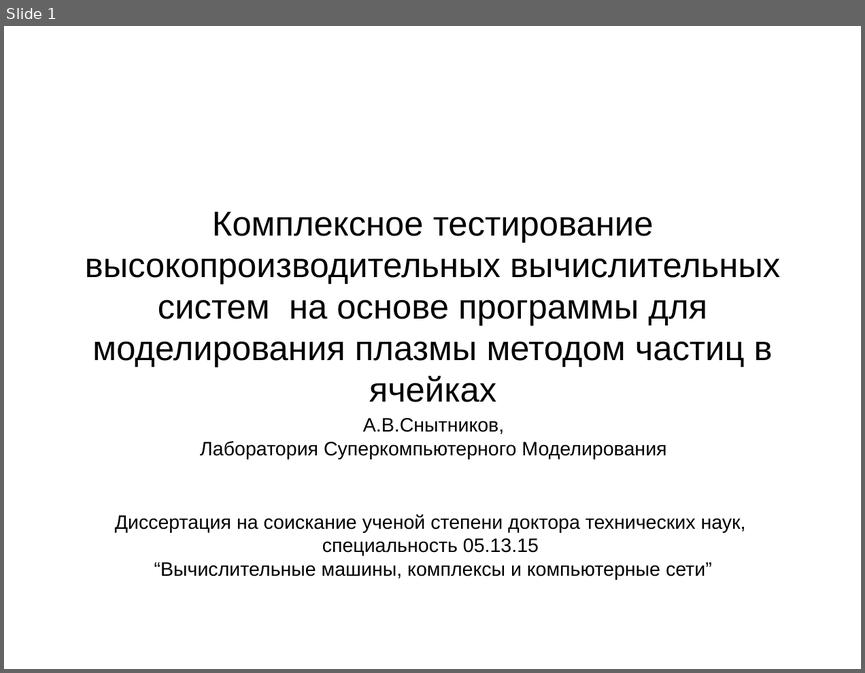
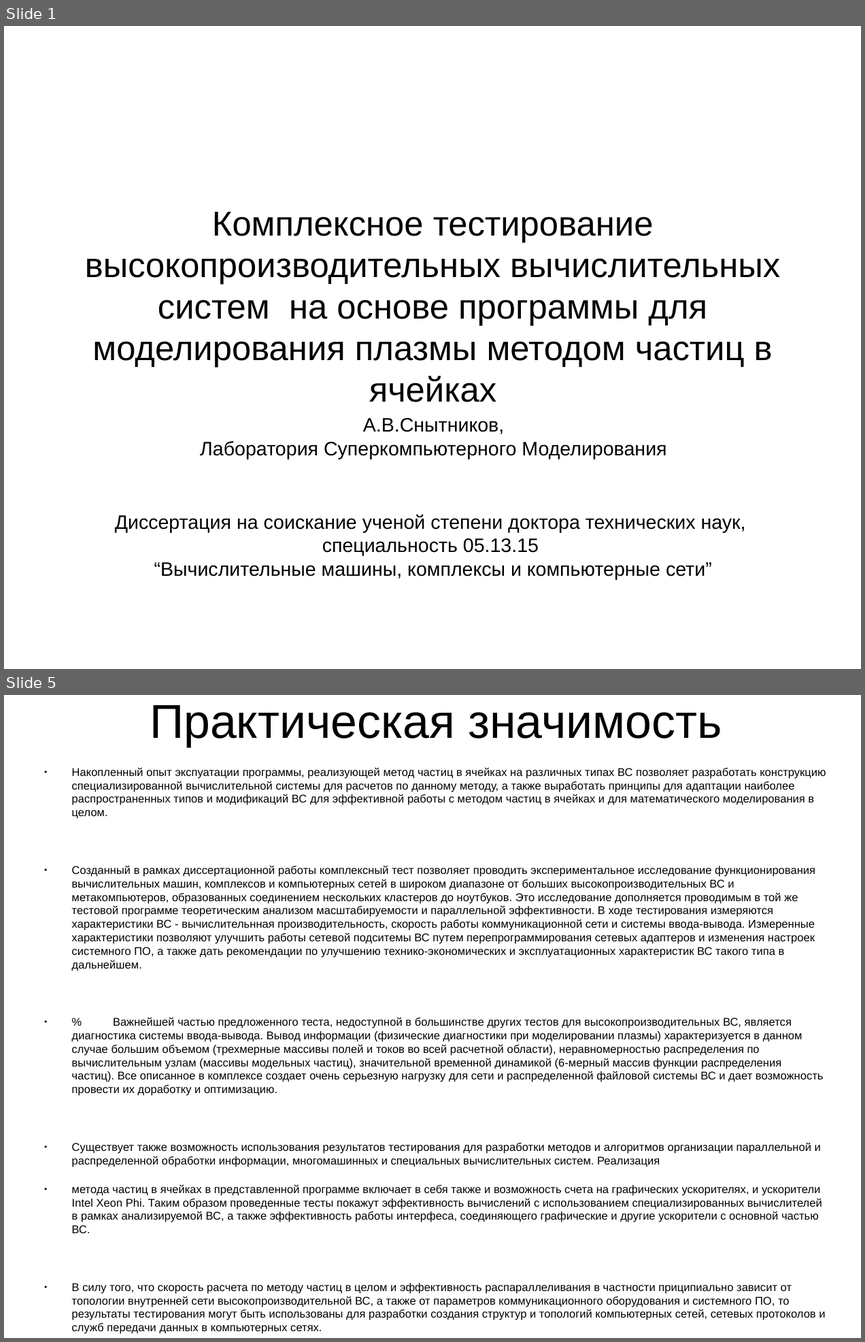
Before and after one commit to snytav/Russian-Phd-LaTeX-Dissertation-Template, a slide deck: Presentation/seminar_PIC_compplex_test_SnytnikovAV_4oct2018.odp. Shown one above the other, each under a label of ours: slide 1 before the commit, slides 1 and 5 after it; the slides between them are not shown. The pictures are 865x673 and 865x1342 pixels, drawn with LibreOffice and Linux fonts; fonts in the diff are those of the drawing. Boxes give left, top, right and bottom in pixels: in the first picture for what was removed or moved away, otherwise in the second. Text is boxed around its words. In the diff, an @@ line names an element or a change of style, - is before the commit and + after.

```diff
--- a/Presentation/seminar_PIC_compplex_test_SnytnikovAV_4oct2018.odp
+++ b/Presentation/seminar_PIC_compplex_test_SnytnikovAV_4oct2018.odp
@@ slide 5 added at [4, 695, 861, 1338], background #FFFFFF @@
@@ title added at [150, 705, 721, 747], 44 pt, text #000000 @@
+Практическая значимость
@@ text added at [72, 767, 825, 1320], 10.4 pt, text #000000 @@
+● Накопленный опыт экспуатации программы, реализующей метод частиц в ячейках на различных типах ВС позволяет разработать конструкцию специализированной вычислительной системы для расчетов по данному методу, а также выработать принципы для адаптации наиболее распространенных типов и модификаций ВС для эффективной работы с методом частиц в ячейках и для математического моделирования в целом.
+● Созданный в рамках диссертационной работы комплексный тест позволяет проводить экспериментальное исследование функционирования вычислительных машин, комплексов и компьютерных сетей в широком диапазоне от больших высокопроизводительных ВС и метакомпьютеров, образованных соединением нескольких кластеров до ноутбуков. Это исследование дополняется проводимым в той же тестовой программе теоретическим анализом масштабируемости и параллельной эффективности. В ходе тестирования измеряются характеристики ВС - вычислительнная производительность, скорость работы коммуникационной сети и системы ввода-вывода. Измеренные характеристики позволяют улучшить работы сетевой подситемы ВС путем перепрограммирования сетевых адаптеров и изменения настроек системного ПО, а также дать рекомендации по улучшению технико-экономических и эксплуатационных характеристик ВС такого типа в дальнейшем.
+● % Важнейшей частью предложенного теста, недоступной в большинстве других тестов для высокопроизводительных ВС, является диагностика системы ввода-вывода. Вывод информации (физические диагностики при моделировании плазмы) характеризуется в данном случае большим объемом (трехмерные массивы полей и токов во всей расчетной области), неравномерностью распределения по вычислительным узлам (массивы модельных частиц), значительной временной динамикой (6-мерный массив функции распределения частиц). Все описанное в комплексе создает очень серьезную нагрузку для сети и распределенной файловой системы ВС и дает возможность провести их доработку и оптимизацию.
+● Существует также возможность использования результатов тестирования для разработки методов и алгоритмов организации параллельной и распределенной обработки информации, многомашинных и специальных вычислительных систем. Реализация
+● метода частиц в ячейках в представленной программе включает в себя также и возможность счета на графических ускорителях, и ускорители Intel Xeon Phi. Таким образом проведенные тесты покажут эффективность вычислений с использованием специализированных вычислителей в рамках анализируемой ВС, а также эффективность работы интерфеса, соединяющего графические и другие ускорители с основной частью ВС.
+● В силу того, что скорость расчета по методу частиц в целом и эффективность распараллеливания в частности приципиально зависит от топологии внутренней сети высокопроизводительной ВС, а также от параметров коммуникационного оборудования и системного ПО, то результаты тестирования могут быть использованы для разработки создания структур и топологий компьютерных сетей, сетевых протоколов и служб передачи данных в компьютерных сетях.
```
Also in this commit, not shown: 8 other slides added, 2 other files.
